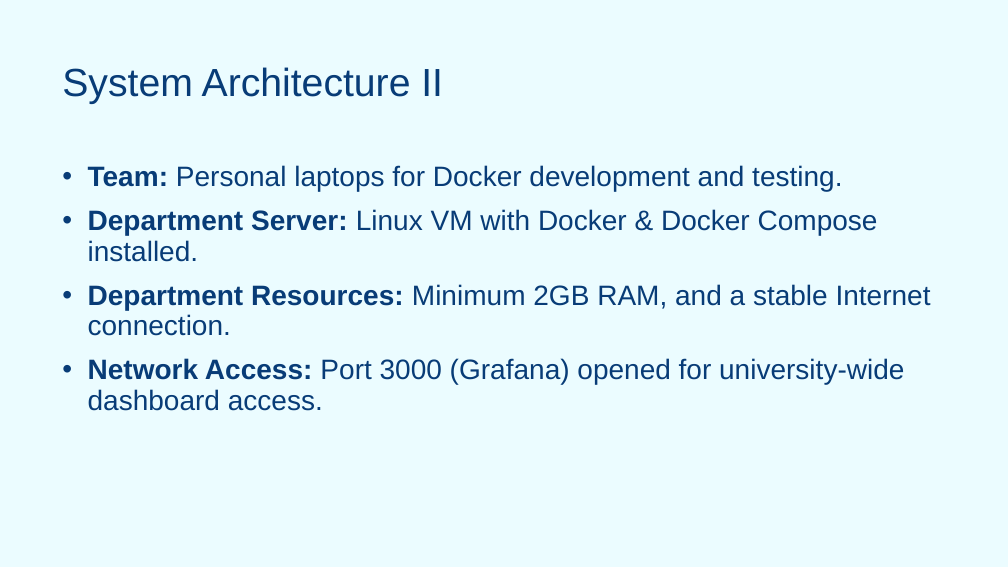
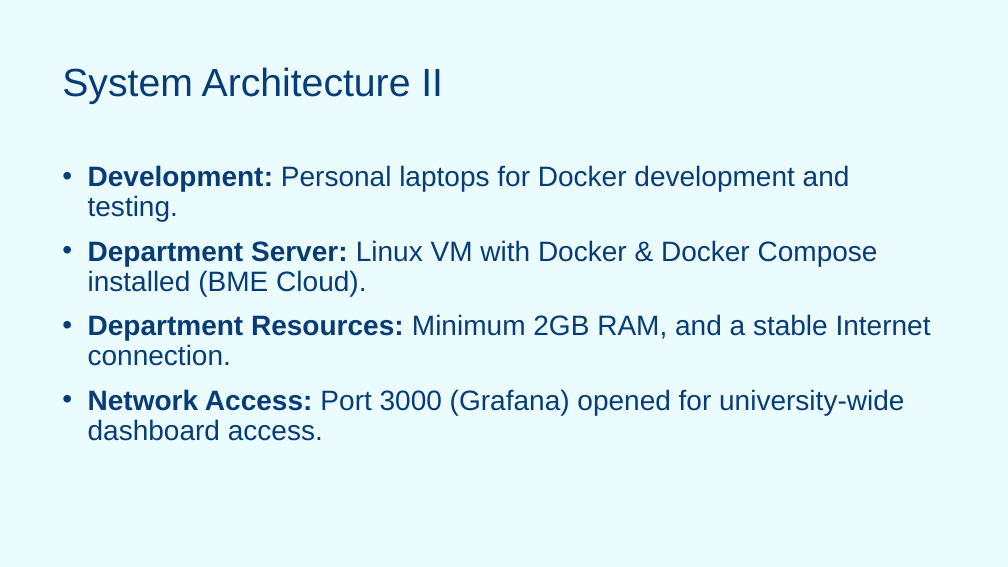
Before and after one commit to SzarkaMoric/RunReady, a slide deck: slide 5 of RunReady_2.pptx. Drawn at 1008x567 pixels with LibreOffice and Linux fonts; fonts in the diff are those of the drawing; background and template pictures are left out. Boxes give left, top, right and bottom in pixels: in the first picture for what was removed or moved away, otherwise in the second. Text is boxed around its words. In the diff, an @@ line names an element or a change of style, - is before the commit and + after.

```diff
--- a/RunReady_2.pptx
+++ b/RunReady_2.pptx
@@ text at (88, 165, 878, 296): text changed @@
-• Team: Personal laptops for Docker development and testing.
-• Department Server: Linux VM with Docker & Docker Compose installed.
+• Development: Personal laptops for Docker development and testing.
+• Department Server: Linux VM with Docker & Docker Compose installed (BME Cloud).
```
Also in this commit, not shown: 5 other slides changed.
